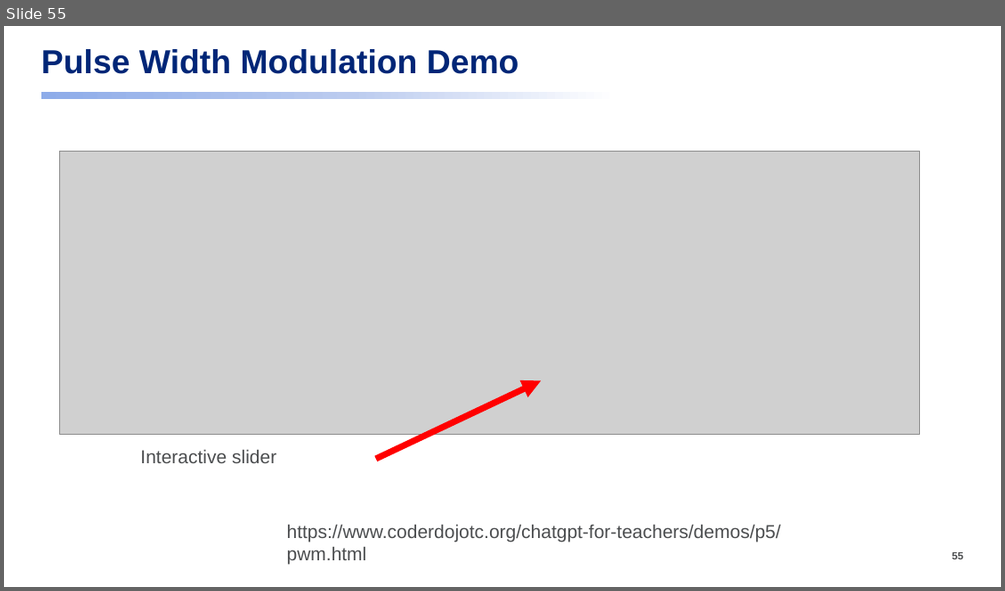
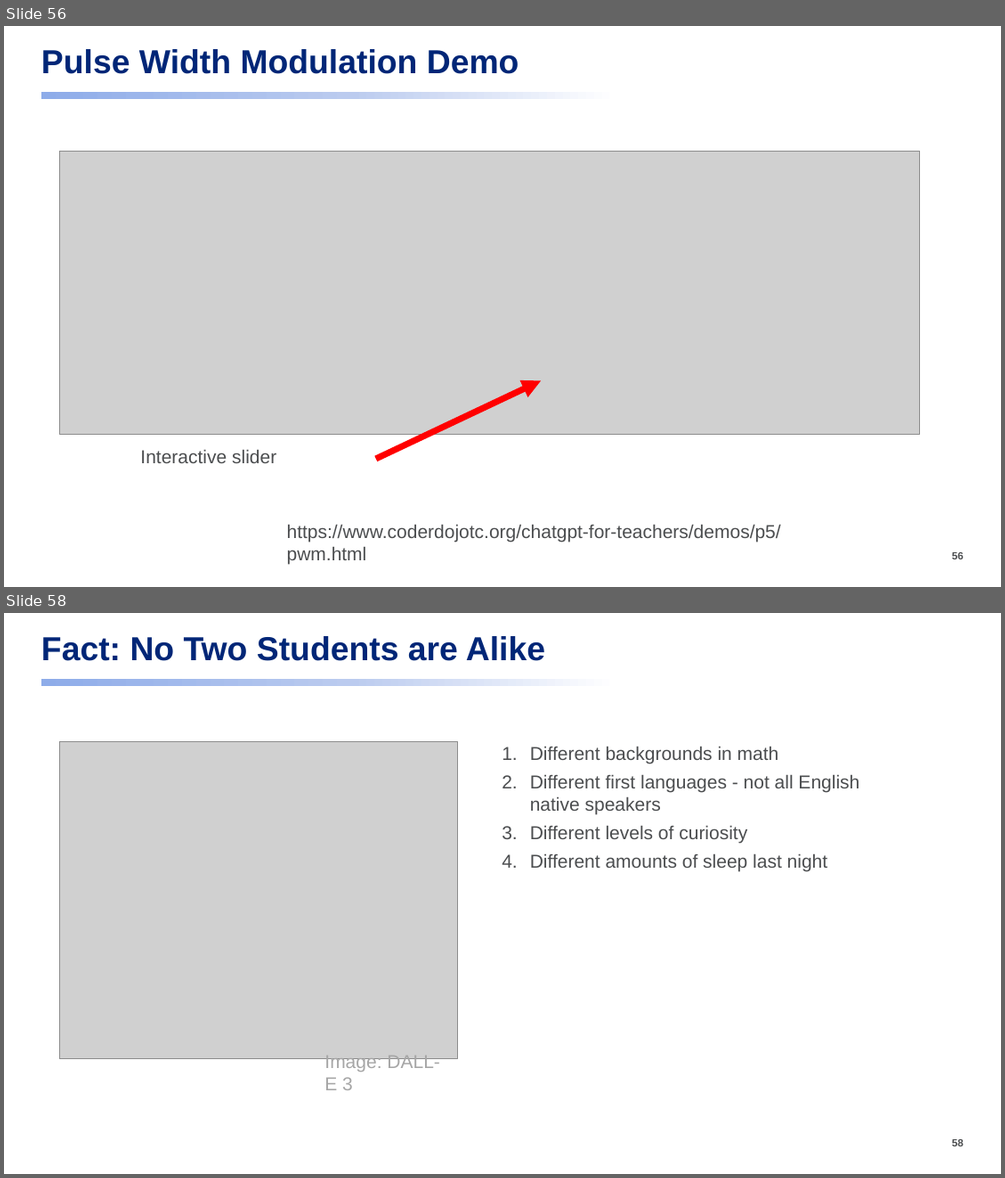
Before and after one commit to dmccreary/prompt-class, a slide deck: slides/Applied-AI-Class.pptx. Shown one above the other, each under a label of ours: slide 55 before the commit, slides 56 and 58 after it; the slides between them are not shown. The pictures are 1005x591 and 1005x1178 pixels, drawn with LibreOffice and Linux fonts; fonts in the diff are those of the drawing; grey boxes stand for pictures. Boxes give left, top, right and bottom in pixels: in the first picture for what was removed or moved away, otherwise in the second. Text is boxed around its words. In the diff, an @@ line names an element or a change of style, - is before the commit and + after.

```diff
--- a/slides/Applied-AI-Class.pptx
+++ b/slides/Applied-AI-Class.pptx
@@ slide 58 added at [4,613,1001,1174], background #FFFFFF; not listed: 2 template elements that a slide beside it also shows @@
@@ title added at [41,636,545,661], 32 pt, text #002677, bold @@
+Fact: No Two Students are Alike
@@ picture added at [59,741,457,1059] @@
@@ text added at [530,747,859,872], 18 pt, text #4B4D4F @@
+1. Different backgrounds in math
+2. Different first languages - not all English native speakers
+3. Different levels of curiosity
+4. Different amounts of sleep last night
@@ text added at [324,1054,439,1090], 18 pt, text #A6A6A6 @@
+Image: DALL-E 3
@@ what was slide 55 is now slide 56 @@
```
Also in this commit, not shown: 2 slides changed, 5 other slides added, 6 other files.
